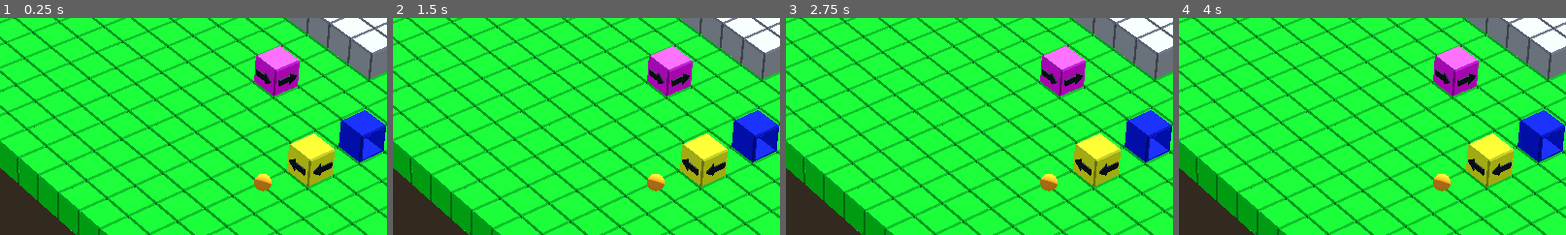
Above: before the commit, frames 1-4 (left to right).
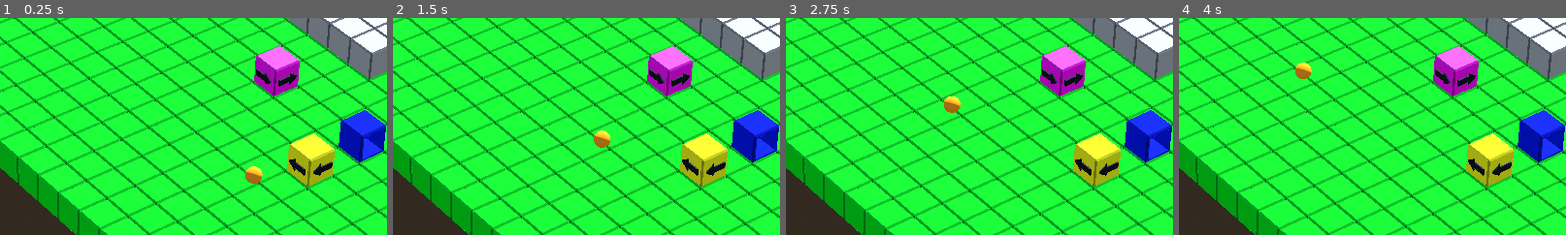
Above: after the commit, the same moments.

Repository: blindcuser/gamenine
Game: Godot game, scene res://level_01.tscn
Same seed, same stepped clock (60 frames per second), same inputs: the game is played once before the commit and once after it.
Inputs (mouse positions are % of the whole screen's width and height, from its top left):
- Up to frame 1 (0.25 s): no input
- Up to frame 2 (1.5 s): move the mouse to (72, 45) at 0.52 s; click (72, 45) at 0.67 s; drag from (30, 55) to (45, 70) at 1.27 s
- Up to frame 3 (2.75 s): move the mouse to (60, 28) at 2.02 s; click (60, 28) at 2.17 s
- Up to frame 4 (4 s): drag from (45, 70) to (20, 35) at 2.77 s; move the mouse to (80, 65) at 3.52 s; click (80, 65) at 3.67 s
The pictures show only the part of the screen within x 2-52%, y 27-76%; the shares and areas given below are measured in that part.

The runs differ from the first frame. In frame 1, 0.5% of the frame differs, in the area x 63-71%, y 68-80%; in frame 2, 0.6%, in the area x 51-71%, y 51-80%; in frame 3, 0.5%; in frame 4, 0.5%.

Commit message:
Added spawner Next: correct move direction after spawning

Diff:
--- /dev/null
+++ b/components/spawner_component.gd
@@ -0,0 +1,23 @@
+# Give the component a class name so it can be instanced as a custom node
+class_name SpawnerComponent
+extends Node3D
+
+# Export the dependencies for this component
+# The scene we want to spawn
+@export var scene: PackedScene
+
+# Spawn an instance of the scene at a specific global position on a parent
+# By default the parent is the current "main" scene , but you can pass in
+# an alternative parent if you so choose.
+func spawn(global_spawn_position: Vector3 = global_position, parent: Node = get_tree().current_scene) -> Node:
+	assert(scene is PackedScene, "Error: The scene export was never set on this spawner component.")
+	# Instance the scene
+	var instance: Node = scene.instantiate()
+	# Add it as a child of the parent
+	parent.add_child(instance)
+	# Update the global position of the instance.
+	# (This must be done after adding it as a child)
+	instance.global_position = global_spawn_position
+	# Return the instance in case we want to perform any other operations
+	# on it after instancing it.
+	return instance
--- a/elements/action_blocks/base/demo_block.tscn
+++ b/elements/action_blocks/base/demo_block.tscn
@@ -1,7 +1,4 @@
-[gd_scene load_steps=5 format=3 uid="uid://da83sjy6lnuuu"]
-
-[ext_resource type="Script" path="res://components/drag_component.gd" id="1_3vq10"]
-[ext_resource type="Script" path="res://components/rotation_component.gd" id="3_a3dy4"]
+[gd_scene load_steps=3 format=3 uid="uid://da83sjy6lnuuu"]
 
 [sub_resource type="CapsuleShape3D" id="CapsuleShape3D_8wf33"]
 radius = 0.9
@@ -18,16 +15,3 @@
 
 [node name="TouchingCollisionShape3D" type="CollisionShape3D" parent="."]
 shape = SubResource("BoxShape3D_p0bij")
-
-[node name="DragComponent" type="Node" parent="." node_paths=PackedStringArray("character", "draggingCollisionShape", "touchingCollisionShape")]
-script = ExtResource("1_3vq10")
-character = NodePath("..")
-draggingCollisionShape = NodePath("../DraggingCollisionShape3D")
-touchingCollisionShape = NodePath("../TouchingCollisionShape3D")
-collision_mask = 3
-
-[node name="RotationComponent" type="Node" parent="." node_paths=PackedStringArray("character")]
-script = ExtResource("3_a3dy4")
-character = NodePath("..")
-
-[connection signal="touched" from="DragComponent" to="RotationComponent" method="rotate90degRight"]
--- a/elements/action_blocks/scens/03_left_block.tscn
+++ b/elements/action_blocks/scens/03_left_block.tscn
@@ -1,8 +1,23 @@
-[gd_scene load_steps=3 format=3 uid="uid://yls77dl14843"]
+[gd_scene load_steps=5 format=3 uid="uid://yls77dl14843"]
 
 [ext_resource type="PackedScene" uid="uid://da83sjy6lnuuu" path="res://elements/action_blocks/base/demo_block.tscn" id="1_vrw8g"]
 [ext_resource type="PackedScene" uid="uid://hlrhy6w5xybl" path="res://elements/action_blocks/glb/03-left-block.glb" id="2_vbt5h"]
+[ext_resource type="Script" path="res://components/drag_component.gd" id="3_vpdp2"]
+[ext_resource type="Script" path="res://components/rotation_component.gd" id="4_aqf3f"]
 
-[node name="DemoBlock" instance=ExtResource("1_vrw8g")]
+[node name="LeftBlock" instance=ExtResource("1_vrw8g")]
 
-[node name="03-left-block2" parent="." index="4" instance=ExtResource("2_vbt5h")]
+[node name="03-left-block2" parent="." index="2" instance=ExtResource("2_vbt5h")]
+
+[node name="DragComponent" type="Node" parent="." index="3" node_paths=PackedStringArray("character", "draggingCollisionShape", "touchingCollisionShape")]
+script = ExtResource("3_vpdp2")
+character = NodePath("..")
+draggingCollisionShape = NodePath("../DraggingCollisionShape3D")
+touchingCollisionShape = NodePath("../TouchingCollisionShape3D")
+collision_mask = 2
+
+[node name="RotationComponent" type="Node" parent="." index="4" node_paths=PackedStringArray("character")]
+script = ExtResource("4_aqf3f")
+character = NodePath("..")
+
+[connection signal="touched" from="DragComponent" to="RotationComponent" method="rotate90degRight"]
--- a/elements/action_blocks/scens/04_right_block.tscn
+++ b/elements/action_blocks/scens/04_right_block.tscn
@@ -1,8 +1,23 @@
-[gd_scene load_steps=3 format=3 uid="uid://lg8x0vyvjrv1"]
+[gd_scene load_steps=5 format=3 uid="uid://lg8x0vyvjrv1"]
 
 [ext_resource type="PackedScene" uid="uid://da83sjy6lnuuu" path="res://elements/action_blocks/base/demo_block.tscn" id="1_ibahm"]
 [ext_resource type="PackedScene" uid="uid://dltpvgolqoel6" path="res://elements/action_blocks/glb/04-right-block.glb" id="2_oy7od"]
+[ext_resource type="Script" path="res://components/drag_component.gd" id="3_mdx0x"]
+[ext_resource type="Script" path="res://components/rotation_component.gd" id="4_qq71o"]
 
-[node name="DemoBlock" instance=ExtResource("1_ibahm")]
+[node name="RightBlock" instance=ExtResource("1_ibahm")]
 
-[node name="04-right-block2" parent="." index="4" instance=ExtResource("2_oy7od")]
+[node name="04-right-block2" parent="." index="2" instance=ExtResource("2_oy7od")]
+
+[node name="DragComponent" type="Node" parent="." index="3" node_paths=PackedStringArray("character", "draggingCollisionShape", "touchingCollisionShape")]
+script = ExtResource("3_mdx0x")
+character = NodePath("..")
+draggingCollisionShape = NodePath("../DraggingCollisionShape3D")
+touchingCollisionShape = NodePath("../TouchingCollisionShape3D")
+collision_mask = 2
+
+[node name="RotationComponent" type="Node" parent="." index="4" node_paths=PackedStringArray("character")]
+script = ExtResource("4_qq71o")
+character = NodePath("..")
+
+[connection signal="touched" from="DragComponent" to="RotationComponent" method="rotate90degRight"]
--- /dev/null
+++ b/elements/action_blocks/scens/05_start_block.gd
@@ -0,0 +1,7 @@
+extends Node3D
+
+@onready var spawner_component: SpawnerComponent = $SpawnerComponent as SpawnerComponent
+
+
+func _on_drag_component_touched() -> void:
+	spawner_component.spawn()
--- a/elements/action_blocks/scens/05_start_block.tscn
+++ b/elements/action_blocks/scens/05_start_block.tscn
@@ -1,8 +1,27 @@
-[gd_scene load_steps=3 format=3 uid="uid://yrcltpc7wh8c"]
+[gd_scene load_steps=7 format=3 uid="uid://yrcltpc7wh8c"]
 
 [ext_resource type="PackedScene" uid="uid://da83sjy6lnuuu" path="res://elements/action_blocks/base/demo_block.tscn" id="1_5l1di"]
+[ext_resource type="Script" path="res://elements/action_blocks/scens/05_start_block.gd" id="2_384gf"]
 [ext_resource type="PackedScene" uid="uid://bf2213t1ulh6x" path="res://elements/action_blocks/glb/05-start-block.glb" id="2_515go"]
+[ext_resource type="Script" path="res://components/spawner_component.gd" id="3_yqpmv"]
+[ext_resource type="PackedScene" uid="uid://ilk6odnbcmox" path="res://elements/flame/flame.tscn" id="4_u06dn"]
+[ext_resource type="Script" path="res://components/drag_component.gd" id="6_ktfm4"]
 
-[node name="DemoBlock" instance=ExtResource("1_5l1di")]
+[node name="StartBlock" instance=ExtResource("1_5l1di")]
+script = ExtResource("2_384gf")
 
-[node name="05-start-block2" parent="." index="4" instance=ExtResource("2_515go")]
+[node name="05-start-block2" parent="." index="2" instance=ExtResource("2_515go")]
+transform = Transform3D(-1, 0, -8.74228e-08, 0, 1, 0, 8.74228e-08, 0, -1, 0, 0, 0)
+
+[node name="SpawnerComponent" type="Node3D" parent="." index="3"]
+script = ExtResource("3_yqpmv")
+scene = ExtResource("4_u06dn")
+
+[node name="DragComponent" type="Node" parent="." index="4" node_paths=PackedStringArray("character", "draggingCollisionShape", "touchingCollisionShape")]
+script = ExtResource("6_ktfm4")
+character = NodePath("..")
+draggingCollisionShape = NodePath("../DraggingCollisionShape3D")
+touchingCollisionShape = NodePath("../TouchingCollisionShape3D")
+collision_mask = 2
+
+[connection signal="touched" from="DragComponent" to="." method="_on_drag_component_touched"]
--- /dev/null
+++ b/elements/flame/flame.gd
@@ -0,0 +1,12 @@
+extends CharacterBody3D
+
+var direction:Vector3 = Vector3.FORWARD
+
+const SPEED = 200.0
+
+
+func _physics_process(delta: float) -> void:
+
+	self.velocity = direction * SPEED * delta
+
+	move_and_slide()
--- a/elements/flame/flame.tscn
+++ b/elements/flame/flame.tscn
@@ -1,5 +1,6 @@
-[gd_scene load_steps=4 format=3 uid="uid://ilk6odnbcmox"]
+[gd_scene load_steps=5 format=3 uid="uid://ilk6odnbcmox"]
 
+[ext_resource type="Script" path="res://elements/flame/flame.gd" id="1_rmh6x"]
 [ext_resource type="Material" uid="uid://cb2w58dbkyijc" path="res://elements/flame/flame_material.tres" id="1_svkgb"]
 
 [sub_resource type="SphereMesh" id="SphereMesh_e6f5h"]
@@ -7,6 +8,7 @@
 [sub_resource type="SphereShape3D" id="SphereShape3D_42p0e"]
 
 [node name="Flame" type="CharacterBody3D"]
+script = ExtResource("1_rmh6x")
 
 [node name="MeshInstance3D" type="MeshInstance3D" parent="."]
 mesh = SubResource("SphereMesh_e6f5h")
--- a/level_01.tscn
+++ b/level_01.tscn
@@ -66,7 +66,7 @@
 transform = Transform3D(1, 0, 0, 0, 1, 0, 0, 0, 1, -4.04982, 0, -7.79361)
 
 [node name="DemoBlock4" parent="." instance=ExtResource("5_bcmjd")]
-transform = Transform3D(1, 0, 0, 0, 1, 0, 0, 0, 1, -3.91858, 0, 0)
+transform = Transform3D(-1, 0, 8.74228e-08, 0, 1, 0, -8.74228e-08, 0, -1, -3.91858, 0, 0)
 
 [node name="Flame" parent="." instance=ExtResource("6_5qfti")]
 transform = Transform3D(1, 0, 0, 0, 1, 0, 0, 0, 1, -11.6153, 0, 0)
Not shown: 12 places in Resources/simple-blocks.tres that only renumber resources
